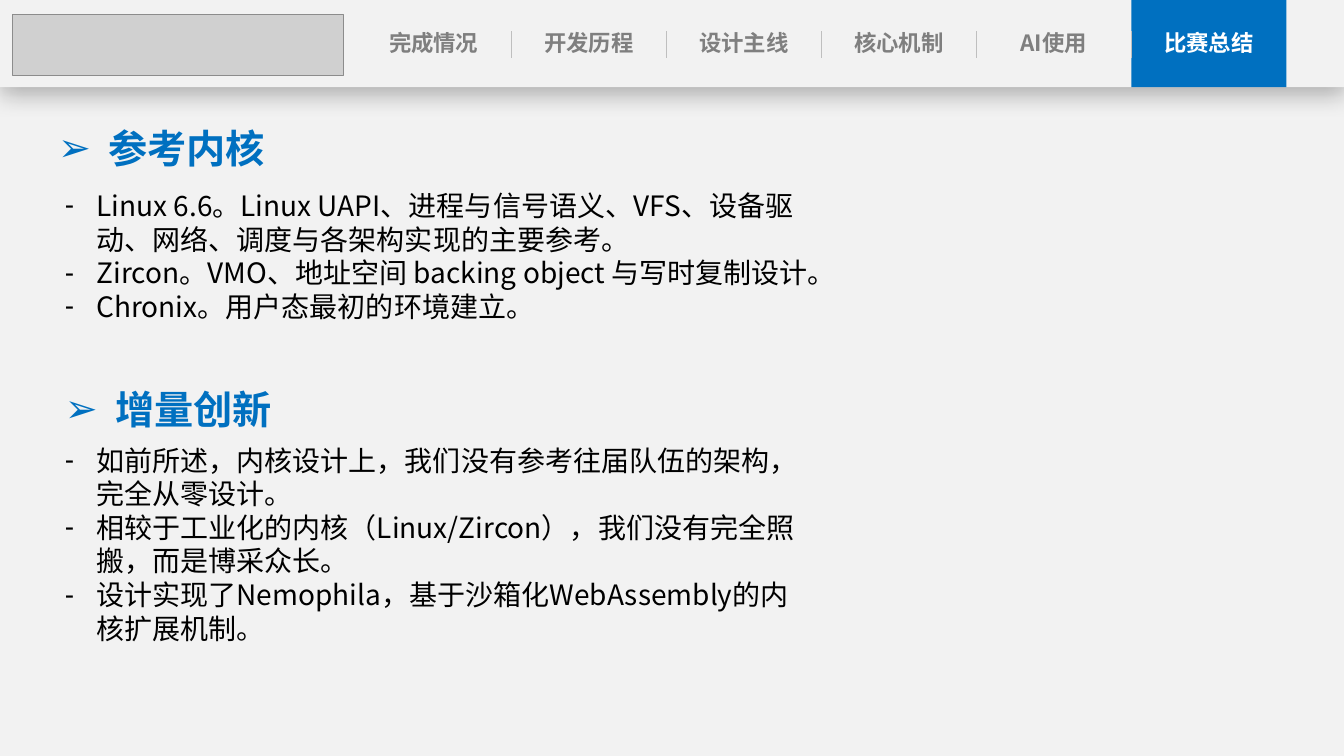
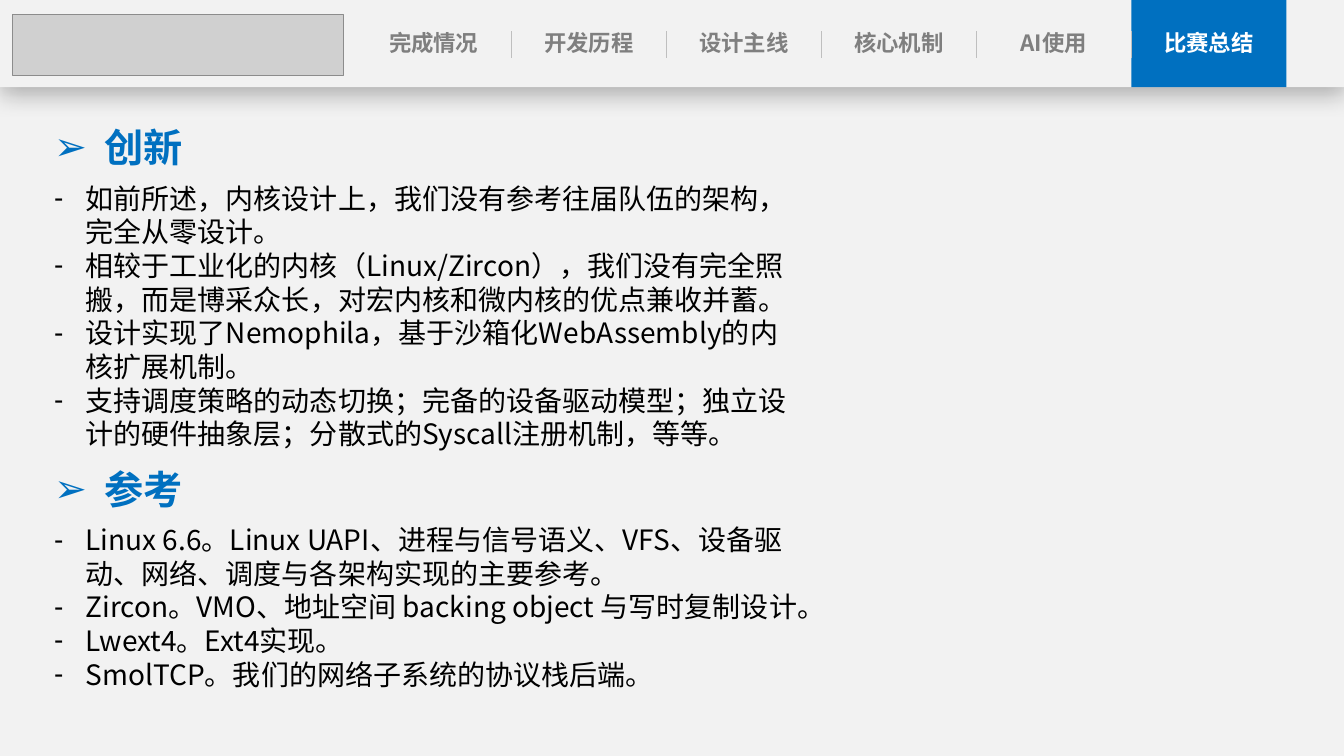
Before and after one commit to anemone-os/anemone, a slide deck: slide 28 of report/ppt/Anemone决赛演示文稿.pptx (slide 27 before the commit). Drawn at 1344x756 pixels with LibreOffice and Linux fonts; fonts in the diff are those of the drawing; grey boxes stand for pictures. Boxes give left, top, right and bottom in pixels: in the first picture for what was removed or moved away, otherwise in the second. Text is boxed around its words. In the diff, an @@ line names an element or a change of style, - is before the commit and + after.

```diff
--- a/report/ppt/Anemone决赛演示文稿.pptx
+++ b/report/ppt/Anemone决赛演示文稿.pptx
@@ text at (104, 128, 182, 166): text changed @@
-➢ 增量创新
+➢ 创新
@@ text "如前所述，内核设计上，我们没有参考往届队伍的架构，完全从零设计。": place and size @@
-text "如前所述，内核设计上，我们没有参考往届队伍的架构，完全从零设计。" at (96, 447, 797, 642)
+text "如前所述，内核设计上，我们没有参考往届队伍的架构，完全从零设计。" at (86, 185, 787, 451)
@@ text at (86, 252, 787, 313): text changed @@
-– 相较于工业化的内核（Linux/Zircon），我们没有完全照搬，而是博采众长。
+– 相较于工业化的内核（Linux/Zircon），我们没有完全照搬，而是博采众长，对宏内核和微内核的优点兼收并蓄。
@@ text at (86, 387, 787, 451): paragraph added @@
+– 支持调度策略的动态切换；完备的设备驱动模型；独立设计的硬件抽象层；分散式的Syscall注册机制，等等。
@@ text at (104, 470, 182, 508): text changed @@
-➢ 参考内核
+➢ 参考
@@ text "Linux 6.6。Linux UAPI、进程与信号语义、VFS、设备驱动、网络、调度与各架构实现的主要参考。": place and size @@
-text "Linux 6.6。Linux UAPI、进程与信号语义、VFS、设备驱动、网络、调度与各架构实现的主要参考。" at (96, 192, 836, 320)
+text "Linux 6.6。Linux UAPI、进程与信号语义、VFS、设备驱动、网络、调度与各架构实现的主要参考。" at (86, 526, 825, 688)
@@ text at (86, 627, 654, 688): text changed @@
-– Chronix。用户态最初的环境建立。
+– Lwext4。Ext4实现。
+– SmolTCP。我们的网络子系统的协议栈后端。
```
Also in this commit, not shown: 16 other slides changed, 1 slide added, 2 other files.
